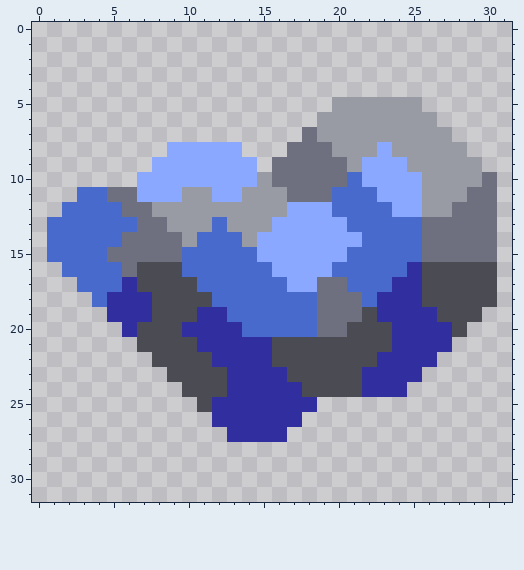
A pixel-art sprite gets an edit: assets/sprites/items/cobolt.png. The first picture shows the starting point.
The file is 32x32 pixels.
The same view after the edit:
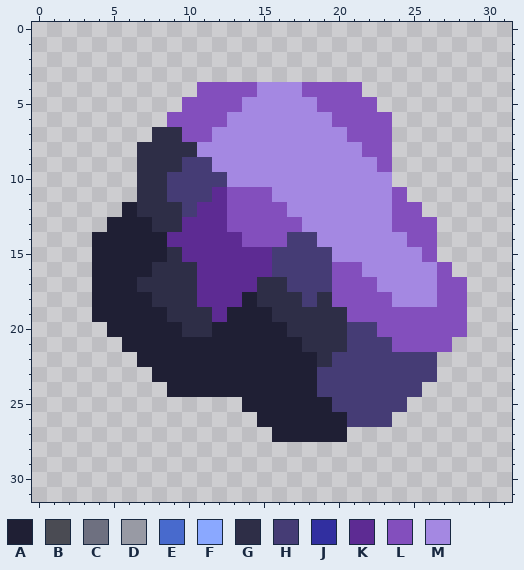
Palette (. is transparent): A #1f1f34  B #4a4b53  C #6e7080  D #989aa4  E #486acd  F #8aa8ff  G #2e2e47  H #453c75  J #312fa0  K #5d2b93  L #834fbd  M #a488e2
Change:
@@ x 0..31 @@
  3 ................................
- 4 ................................
- 5 ....................DDDDDD......
- 6 ...................DDDDDDDD.....
- 7 ..................CDDDDDDDDD....
- 8 .........FFFFF...CCCDDDFDDDDD...
- 9 ........FFFFFFF.CCCCCDFFFDDDDD..
-10 .......FFFFFFFFDCCCCCEFFFFDDDDC.
-11 ...EECCFFFDDFFDDDCCCEEEFFFDDDCC.
-12 ..EEEECCDDDDDDDDDFFFEEEEFFDDCCC.
-13 .EEEEEECCDDDEDDDFFFFFEEEEECCCCC.
-14 .EEEEECCCCDEEEDFFFFFFFEEEECCCCC.
-15 .EEEECCCCCEEEEEFFFFFFEEEEECCCCC.
-16 ..EEEECBBBEEEEEEFFFFEEEEEJBBBBB.
-17 ...EEEJBBBBEEEEEEFFCCEEEJJBBBBB.
-18 ....EJJJBBBBEEEEEEECCCEJJJBBBBB.
-19 .....JJJBBBJJEEEEEECCCBJJJJBBB..
-20 ......JBBBJJJJEEEEECCBBBJJJJB...
-21 .......BBBBJJJJJBBBBBBBBJJJJ....
-22 ........BBBBJJJJBBBBBBBJJJJ.....
-23 .........BBBBJJJJBBBBBJJJJ......
-24 ..........BBBJJJJJBBBBJJJ.......
-25 ...........BJJJJJJJ.............
-26 ............JJJJJJ..............
-27 .............JJJJ...............
+ 4 ...........LLLLMMMLLLL..........
+ 5 ..........LLLLMMMMMLLLL.........
+ 6 .........LLLLMMMMMMMLLLL........
+ 7 ........GGLLMMMMMMMMMLLL........
+ 8 .......GGGGMMMMMMMMMMMLL........
+ 9 .......GGGHHMMMMMMMMMMML........
+10 .......GGHHHHMMMMMMMMMMM........
+11 .......GGHHHKLLLMMMMMMMML.......
+12 ......AGGGHKKLLLLMMMMMMMLL......
+13 .....AAAGGKKKLLLLLMMMMMMLLL.....
+14 ....AAAAAKKKKKLLLHHMMMMMMLL.....
+15 ....AAAAAGKKKKKKHHHHMMMMMML.....
+16 ....AAAAGGGKKKKKHHHHLLMMMMML....
+17 ....AAAGGGGKKKKGGHHHLLLMMMMLL...
+18 ....AAAAGGGKKKAGGGHGLLLLMMMLL...
+19 ....AAAAAGGGKAAAGGGGGLLLLLLLL...
+20 .....AAAAAGGAAAAAGGGGHHLLLLLL...
+21 ......AAAAAAAAAAAAGGGHHHLLLL....
+22 .......AAAAAAAAAAAAGHHHHHHH.....
+23 ........AAAAAAAAAAAHHHHHHHH.....
+24 .........AAAAAAAAAAHHHHHHH......
+25 ..............AAAAAAHHHHH.......
+26 ...............AAAAAAHHH........
+27 ................AAAAA...........
 28 ................................
Boxes around the changes in both pictures, in picture pixels (x1, y1, x2, y2):
changed: (47, 82, 497, 442)
